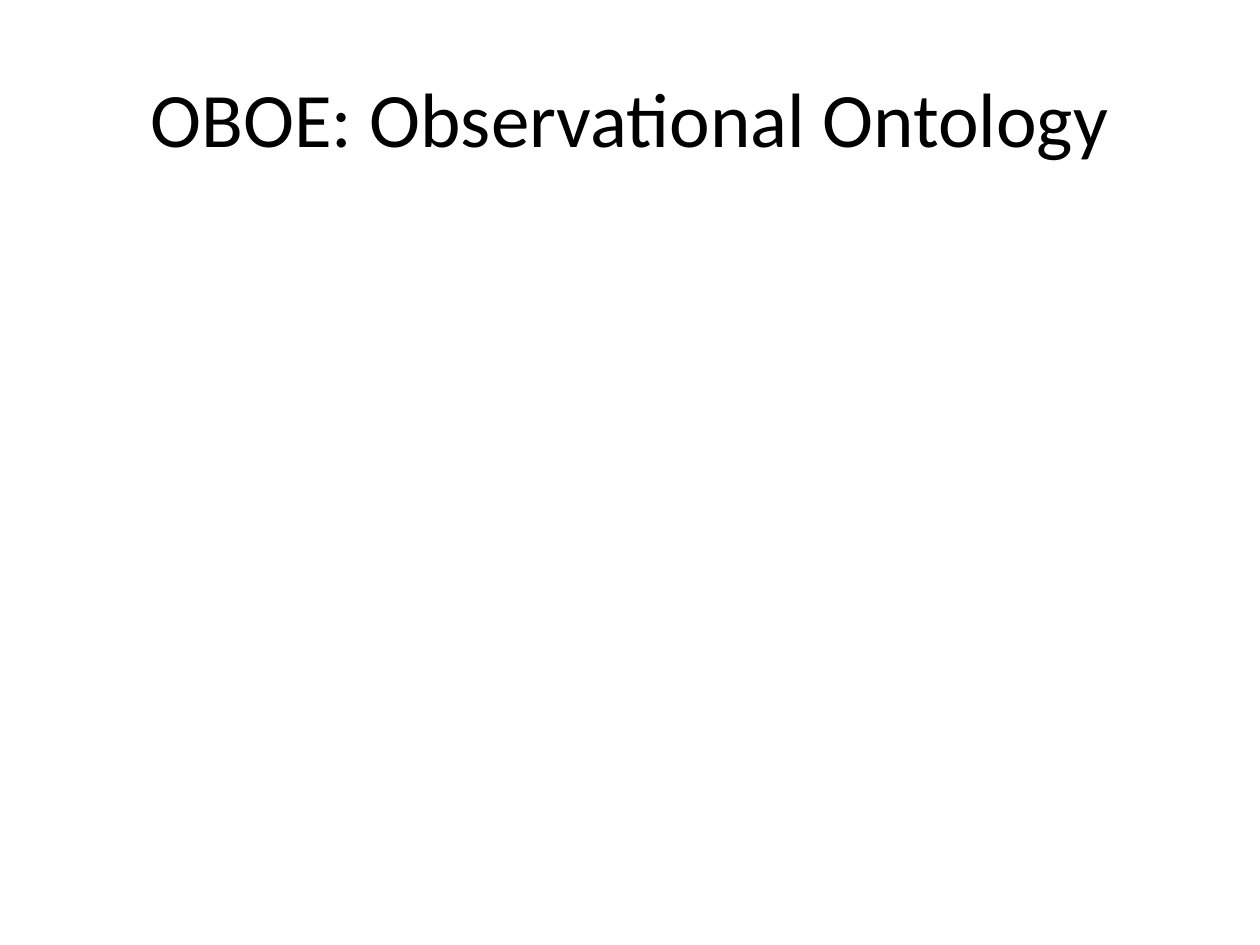
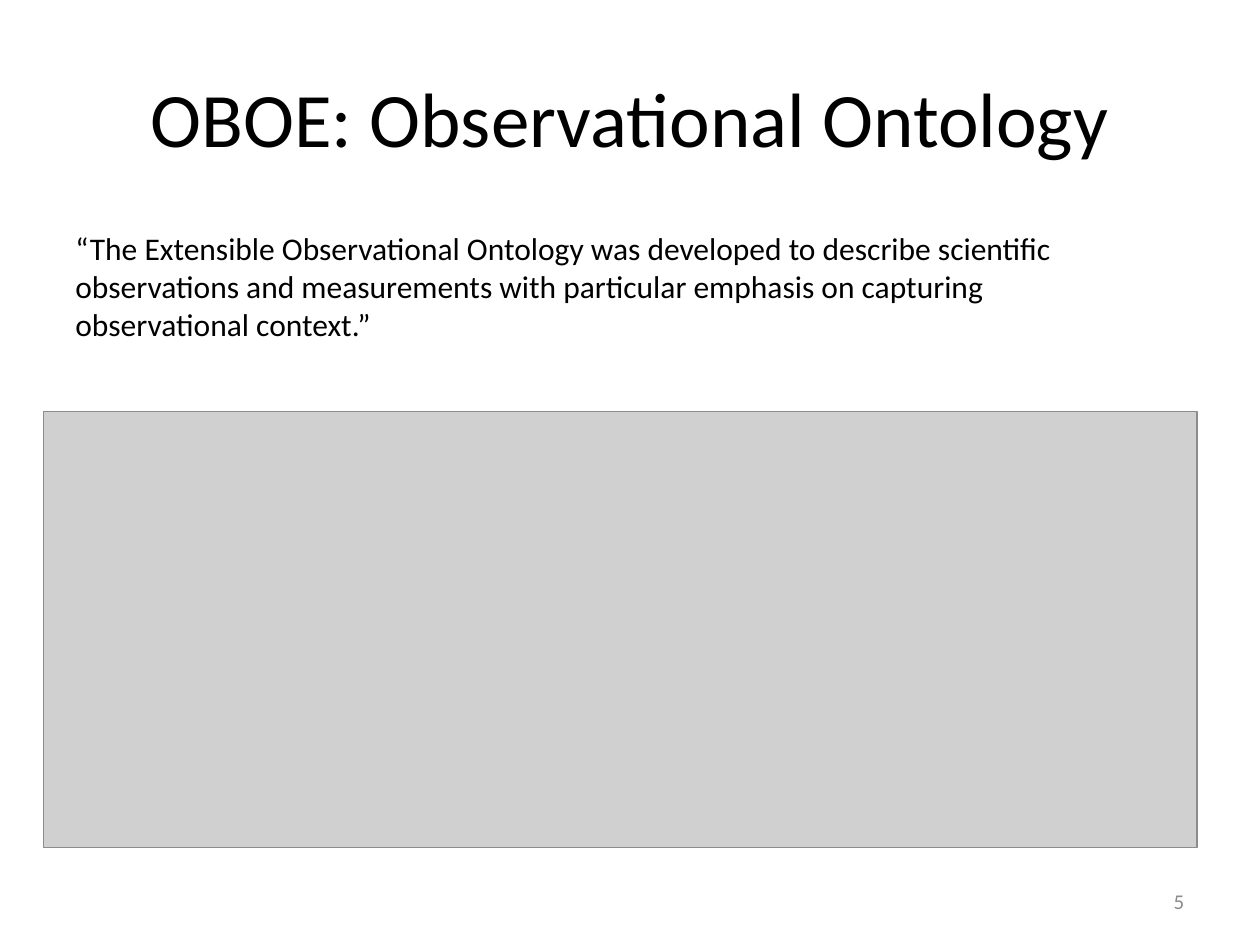
Before and after one commit to roomthily/ELSeWeb, a slide deck: slide 5 of documents/presentations/2013/ELSEweb-EDAC-PROV.pptx (slide 3 before the commit). Drawn at 1260x945 pixels with LibreOffice and Linux fonts; fonts in the diff are those of the drawing; grey boxes stand for pictures. Boxes give left, top, right and bottom in pixels: in the first picture for what was removed or moved away, otherwise in the second. Text is boxed around its words. In the diff, an @@ line names an element or a change of style, - is before the commit and + after.

```diff
--- a/documents/presentations/2013/ELSEweb-EDAC-PROV.pptx
+++ b/documents/presentations/2013/ELSEweb-EDAC-PROV.pptx
@@ text added at (75,237,1050,337), 18 pt, text #000000 @@
+“The Extensible Observational Ontology was developed to describe scientific observations and measurements with particular emphasis on capturing observational context.”
@@ picture added at (44,412,1197,848) @@
@@ page number added at (1174,895,1185,909), 12 pt, text #8C8C8C @@
+5
```
Also in this commit, not shown: 5 other slides changed, 14 slides added, 1 slide removed, 7 other files.
